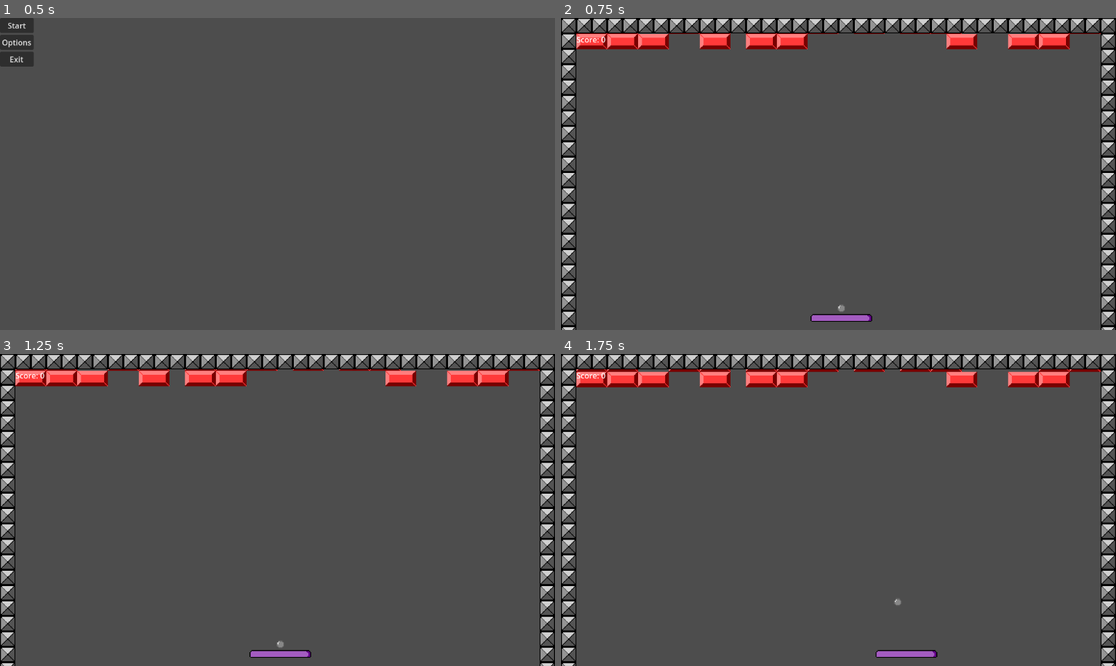
Above: before the commit, frames 1-4 (two rows, left to right).
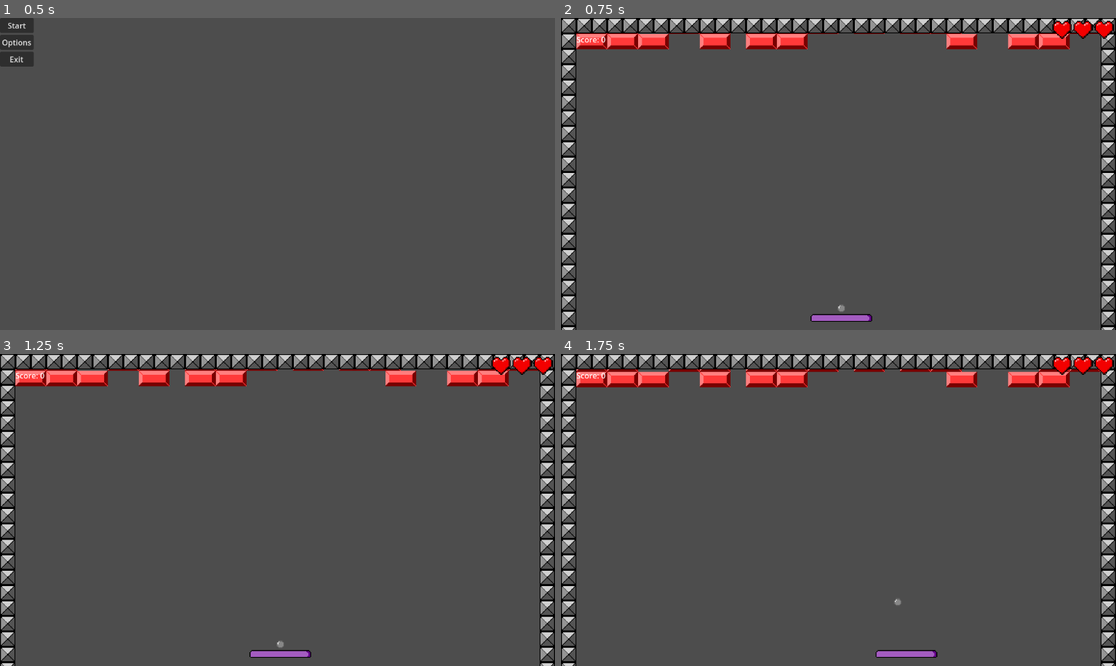
Above: after the commit, the same moments.

Repository: Morswin/Brick-Smasher
Game: Godot game, scene res://main menu/main_menu.tscn
Same seed, same stepped clock (60 frames per second), same inputs: the game is played once before the commit and once after it.
Inputs:
- Up to frame 1 (0.5 s): no input
- Up to frame 2 (0.75 s): click "Start" at 0.5 s
- Up to frame 3 (1.25 s): no input
- Up to frame 4 (1.75 s): tap Enter (ui_accept) at 1.25, 1.52 s; hold Right (ui_right) from 1.28 s (still down)

Frame 1 is identical in both runs. In frame 2, 0.4% of the frame differs, in the area x 88-100%, y 0-7%; in frame 3, 0.4%; in frame 4, 0.4%.

Commit message:
Fixes #9

Diff:
--- a/game_loop.tscn
+++ b/game_loop.tscn
@@ -1,10 +1,12 @@
-[gd_scene load_steps=7 format=3 uid="uid://dbb48vxjrl16r"]
+[gd_scene load_steps=9 format=3 uid="uid://dbb48vxjrl16r"]
 
 [ext_resource type="PackedScene" uid="uid://cpkvgqw024kep" path="res://deflector/deflector.tscn" id="1_t2grt"]
 [ext_resource type="Script" path="res://ball/ball_manager.gd" id="2_80387"]
 [ext_resource type="PackedScene" uid="uid://bh8spe44886s6" path="res://edge/edge.tscn" id="3_q17ps"]
 [ext_resource type="Script" path="res://brick/brick spawn timer.gd" id="4_0qr0r"]
 [ext_resource type="Script" path="res://brick/bricks.gd" id="4_7ceql"]
+[ext_resource type="Script" path="res://life display.gd" id="6_n86sv"]
+[ext_resource type="Texture2D" uid="uid://b2g8kh1614l72" path="res://graphics/life/life_empty.png" id="7_dhtow"]
 
 [sub_resource type="RectangleShape2D" id="RectangleShape2D_5v41o"]
 size = Vector2(1088, 32)
@@ -278,5 +280,30 @@
 text = "Score:"
 horizontal_alignment = 2
 
+[node name="life display" type="HBoxContainer" parent="."]
+offset_left = 1020.0
+offset_top = 3.0
+offset_right = 1148.0
+offset_bottom = 43.0
+script = ExtResource("6_n86sv")
+
+[node name="first" type="TextureRect" parent="life display"]
+texture_filter = 1
+layout_mode = 2
+texture = ExtResource("7_dhtow")
+expand_mode = 2
+
+[node name="second" type="TextureRect" parent="life display"]
+texture_filter = 1
+layout_mode = 2
+texture = ExtResource("7_dhtow")
+expand_mode = 2
+
+[node name="third" type="TextureRect" parent="life display"]
+texture_filter = 1
+layout_mode = 2
+texture = ExtResource("7_dhtow")
+expand_mode = 2
+
 [connection signal="body_entered" from="ball catcher" to="ball manager" method="_on_ball_catcher_body_entered"]
 [connection signal="timeout" from="bricks/brick spawn timer" to="bricks" method="_on_brick_spawn_timer_timeout"]
--- /dev/null
+++ b/life display.gd
@@ -0,0 +1,29 @@
+extends HBoxContainer
+class_name LifeDisplay
+
+
+@onready var sprite_life_full := load("res://graphics/life/life_full.png")
+@onready var sprite_life_empty := load("res://graphics/life/life_empty.png")
+@onready var con_first := $first
+@onready var con_second := $second
+@onready var con_third := $third
+
+
+func _process(_delta):
+	match LifeManager.current_lifes:
+		3:
+			con_first.texture = sprite_life_full
+			con_second.texture = sprite_life_full
+			con_third.texture = sprite_life_full
+		2:
+			con_first.texture = sprite_life_full
+			con_second.texture = sprite_life_full
+			con_third.texture = sprite_life_empty
+		1:
+			con_first.texture = sprite_life_full
+			con_second.texture = sprite_life_empty
+			con_third.texture = sprite_life_empty
+		_:
+			con_first.texture = sprite_life_empty
+			con_second.texture = sprite_life_empty
+			con_third.texture = sprite_life_empty
